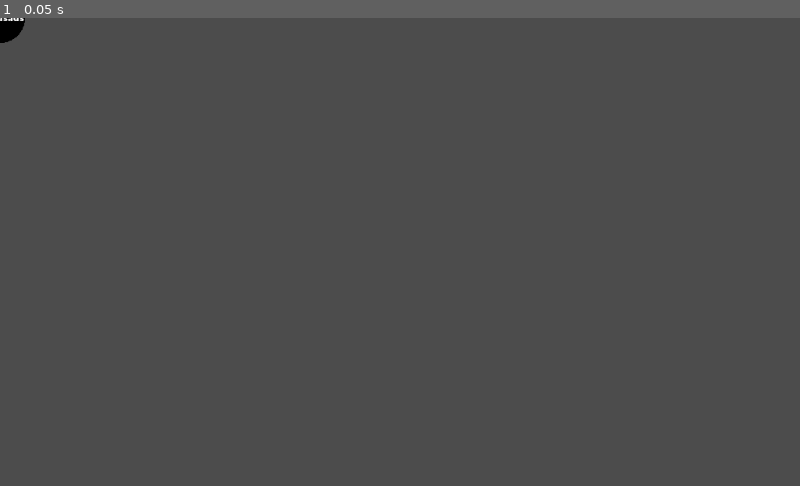
Above: before the commit, frame 1.
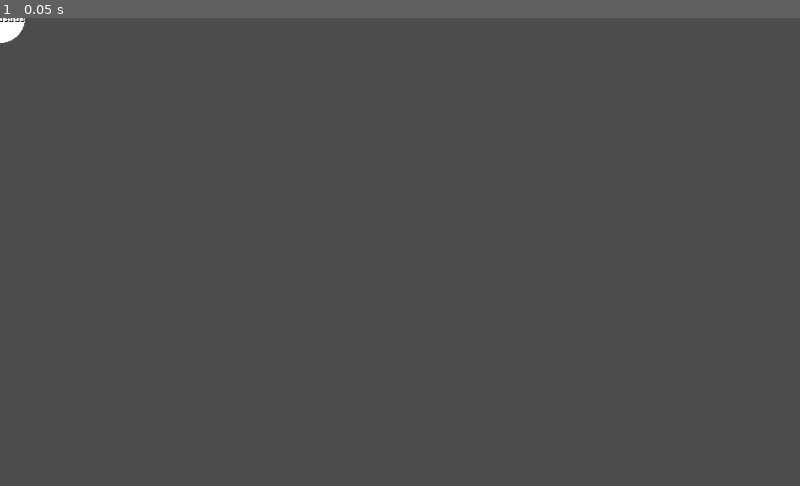
Above: after the commit, the same moment.

Repository: kybek/disconnect
Game: Godot game, scene res://src/stone.tscn
Same seed, same stepped clock (60 frames per second), same inputs: the game is played once before the commit and once after it. This scene is started directly instead of the project's main scene. The engine's default icon, where the game draws it, is replaced by a stand-in: a white triangle on a blue panel in a dark square.
Inputs:
- Up to frame 1 (0.05 s): no input

The runs differ from the first frame. In frame 1, 0.1% of the frame differs, in the area x 0-4%, y 0-6%.

Commit message:
Swapped font colors with stone colors

Diff:
--- a/src/board.gd
+++ b/src/board.gd
@@ -75,7 +75,7 @@
 
 	stone.get_node("by_who").text = str(by_who)
 	stone.position = Vector2(col * 64 + 32, row * 64 + 32)
-	stone.modulate = color
+	stone.get_node("sprite").modulate = color
 	add_child(stone)
 	stones[row][col] = stone
 
--- a/src/round_shader.shader
+++ b/src/round_shader.shader
@@ -13,9 +13,9 @@
 //		COLOR = vec4(texture(TEXTURE, UV).xyz, 1.0);
 //	}
 	if (dist > radius) {
-		COLOR = vec4(0.0, 0.0, 0.0, 0.0);
+		COLOR = vec4(1.0, 1.0, 1.0, 0.0);
 	}
 	else {
-		COLOR = vec4(0.0, 0.0, 0.0, 1.0);
+		COLOR = vec4(1.0, 1.0, 1.0, 1.0);
 	}
 }
